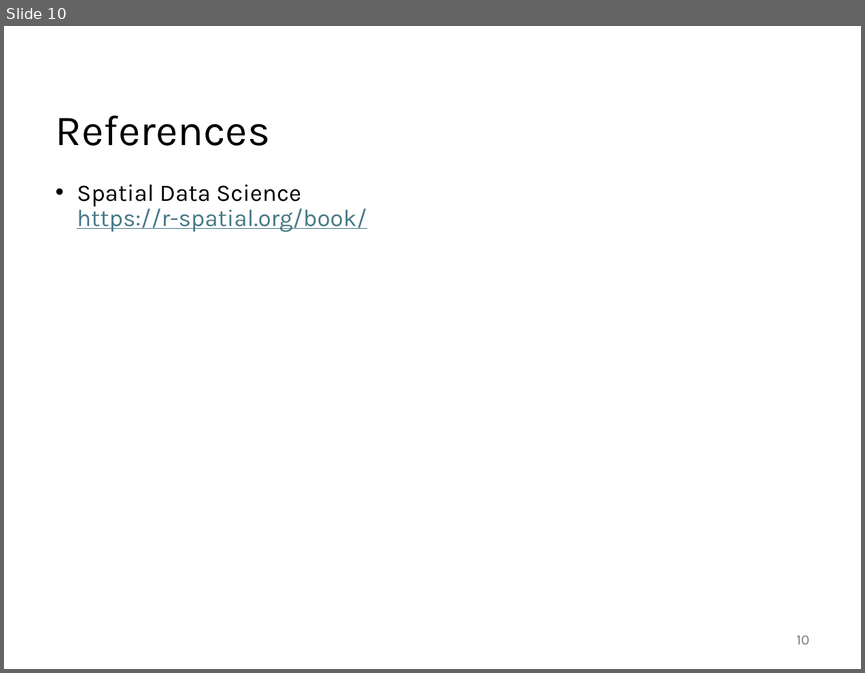
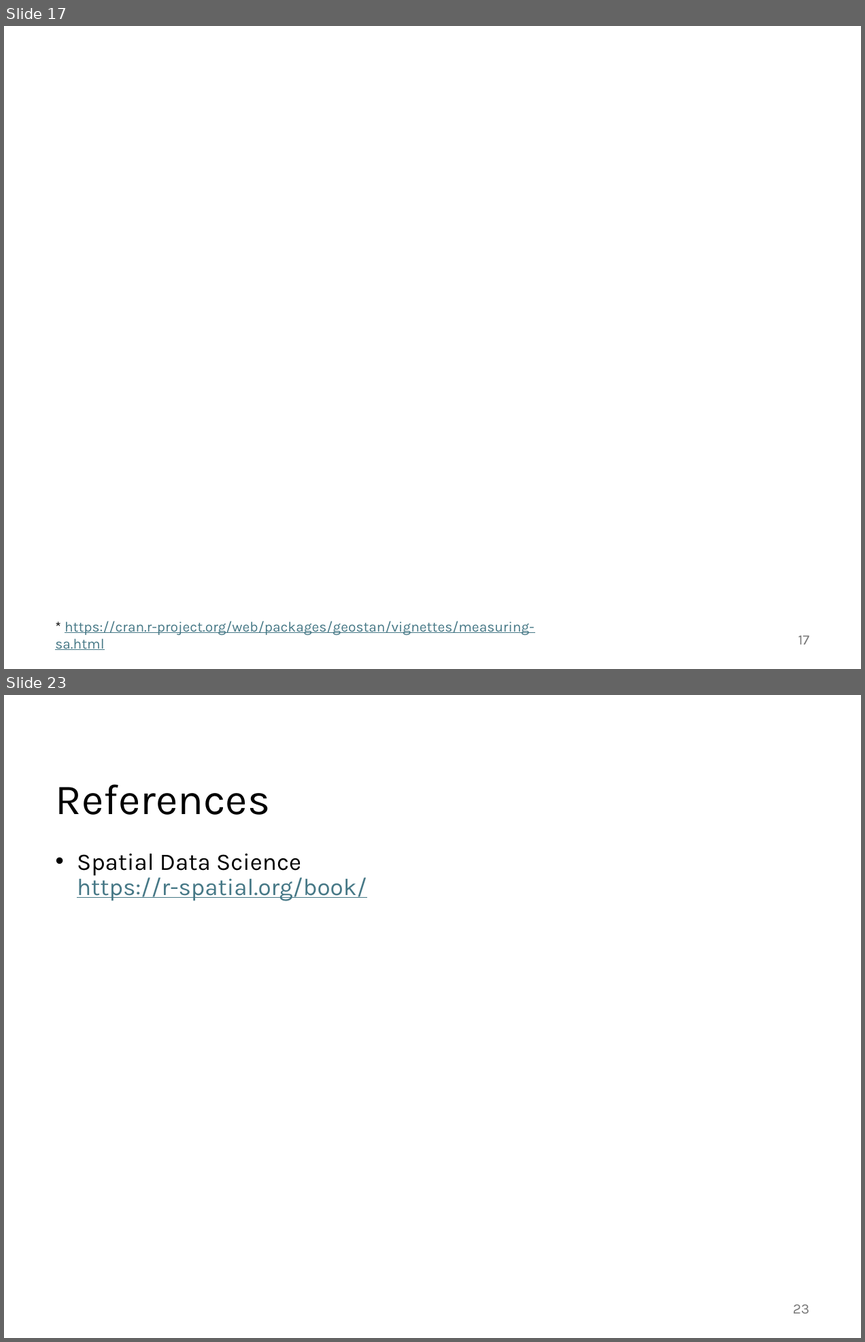
Before and after one commit to abuabara/abuabara.github.io, a slide deck: DAEN489S26/week12_slides.pptx. Shown one above the other, each under a label of ours: slide 10 before the commit, slides 17 and 23 after it; the slides between them are not shown. The pictures are 865x673 and 865x1342 pixels, drawn with LibreOffice and Linux fonts; fonts in the diff are those of the drawing; grey boxes stand for pictures. Boxes give left, top, right and bottom in pixels: in the first picture for what was removed or moved away, otherwise in the second. Text is boxed around its words. In the diff, an @@ line names an element or a change of style, - is before the commit and + after.

```diff
--- a/DAEN489S26/week12_slides.pptx
+++ b/DAEN489S26/week12_slides.pptx
@@ slide 17 added at <box>4,26,861,669</box>, background #FFFFFF @@
@@ text added at <box>55,620,534,650</box>, 12 pt, text #467886, underline @@
+* https://cran.r-project.org/web/packages/geostan/vignettes/measuring-sa.html
@@ page number added at <box>798,635,810,644</box>, 12 pt, text #797979 @@
+17
@@ what was slide 10 is now slide 23 @@
@@ page number at <box>793,1304,810,1313</box>: text changed @@
-10
+23
```
Also in this commit, not shown: 6 slides changed, 13 other slides added, 1 slide removed, 1 other file.
